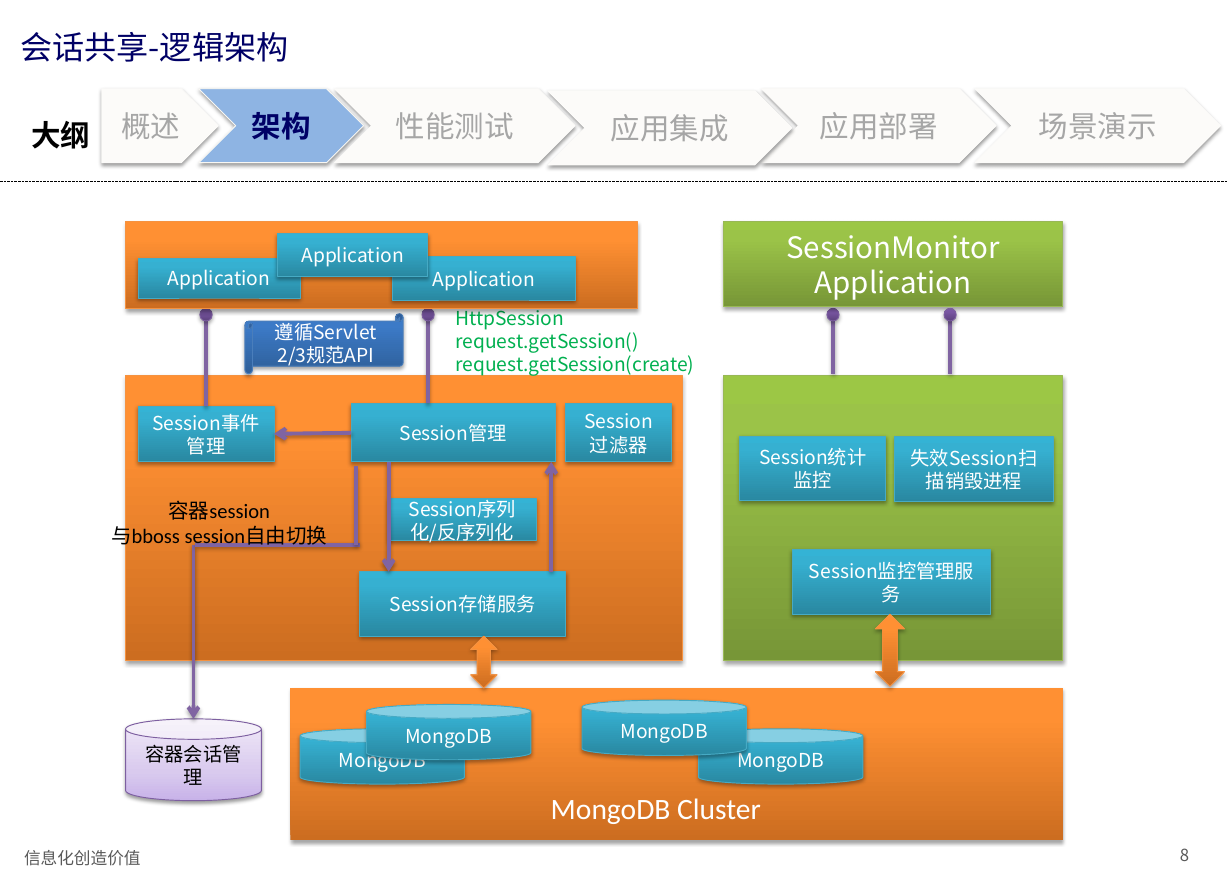
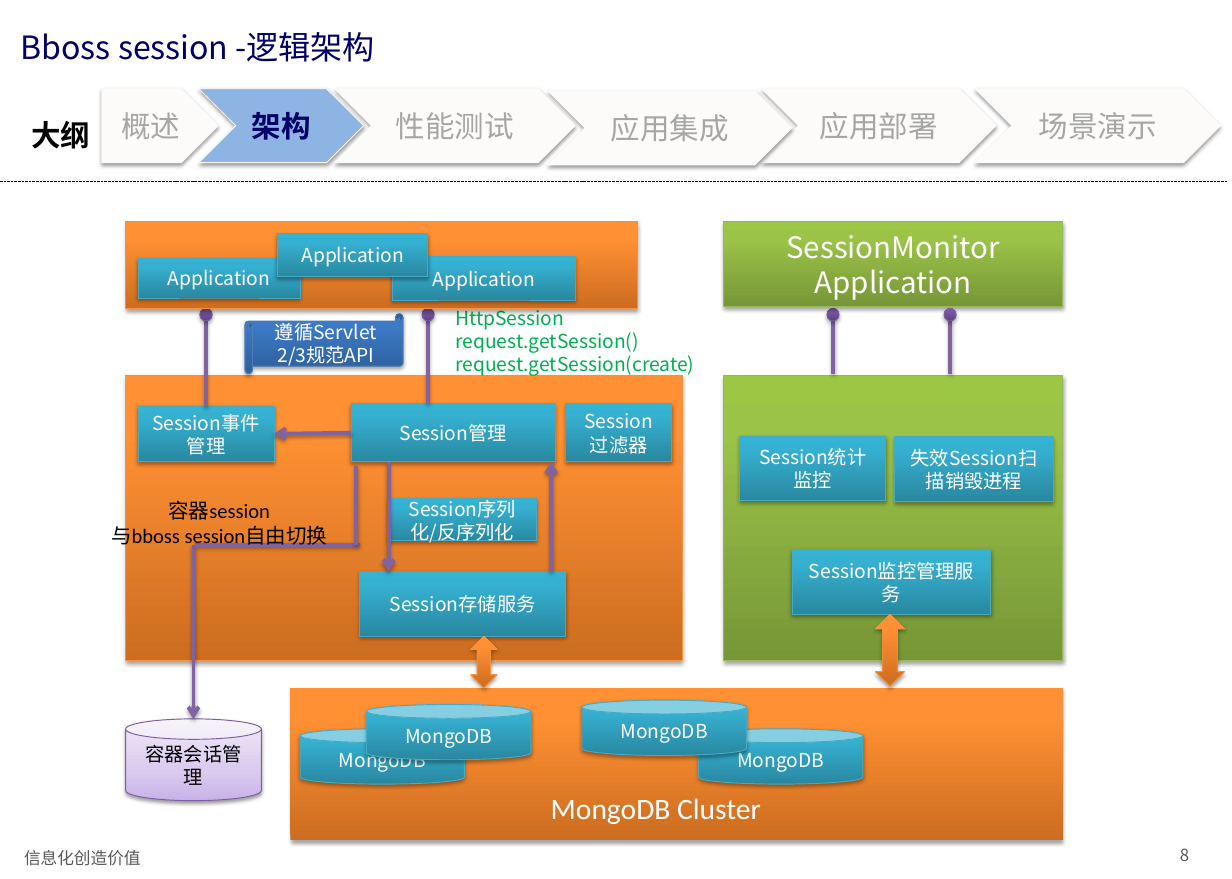
Before and after one commit to bbossgroups/bboss-document, a slide deck: slide 8 of 文档/bboss会话共享介绍.pptx. Drawn at 1232x879 pixels with LibreOffice and Linux fonts; fonts in the diff are those of the drawing. Boxes give left, top, right and bottom in pixels: in the first picture for what was removed or moved away, otherwise in the second. Text is boxed around its words. In the diff, an @@ line names an element or a change of style, - is before the commit and + after.

```diff
--- a/文档/bboss会话共享介绍.pptx
+++ b/文档/bboss会话共享介绍.pptx
@@ title at [21,32,375,62]: text changed @@
-会话共享-逻辑架构
+Bboss session -逻辑架构
```
Also in this commit, not shown: 28 other slides changed.
